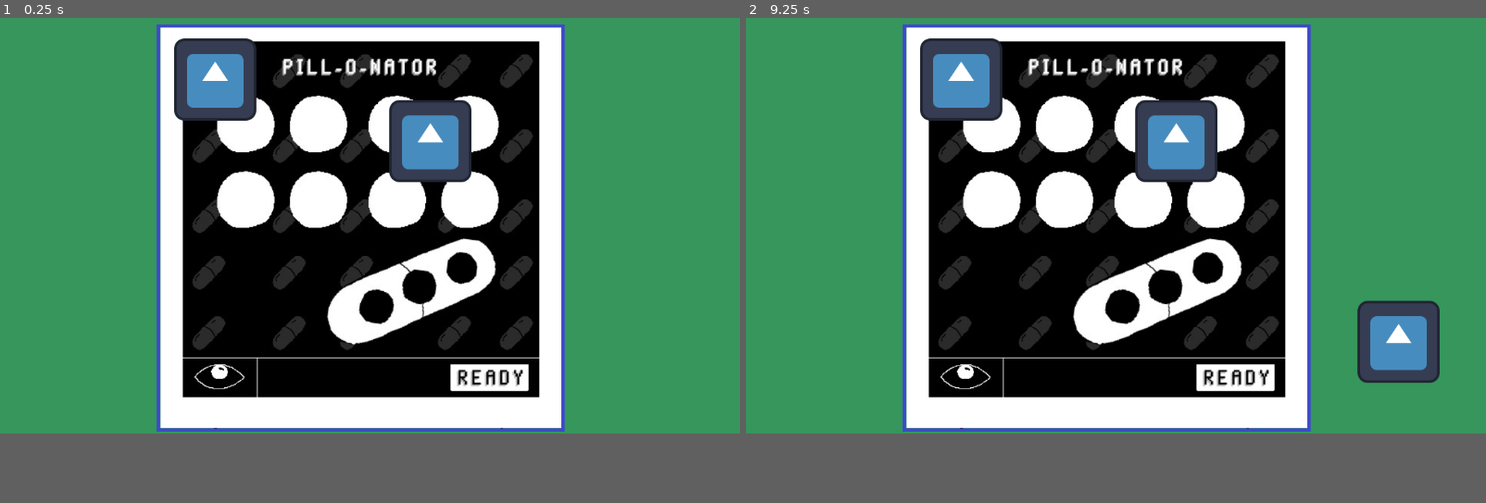
Above: before the commit, frames 1-2 (left to right).
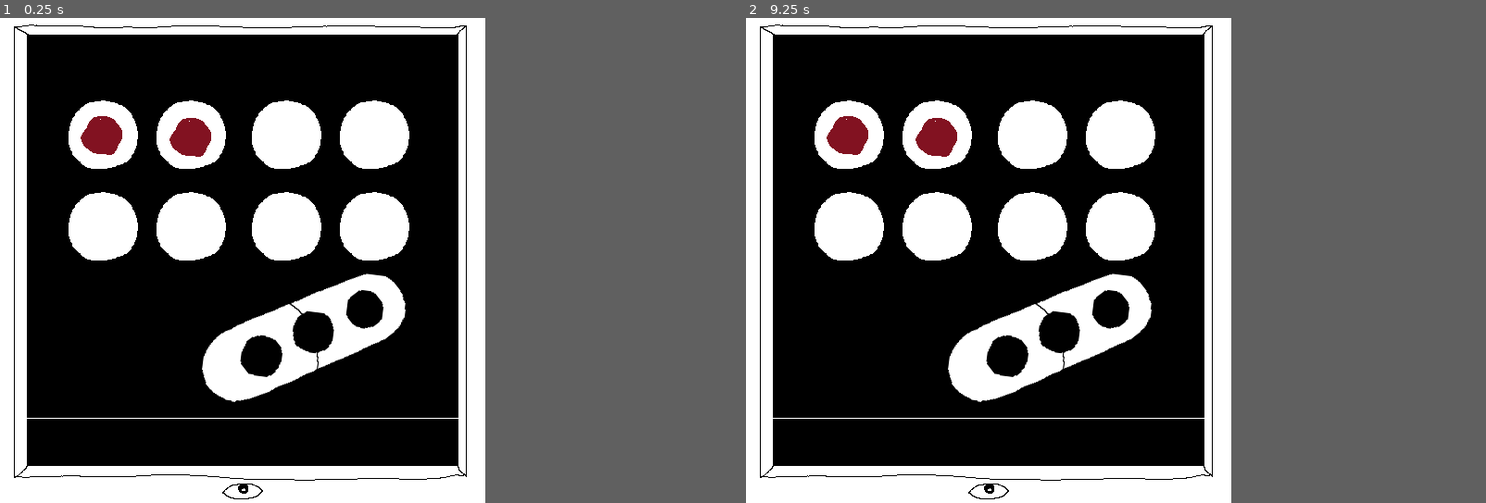
Above: after the commit, the same moments.

Repository: dededec/brackeysjam-2026-1
Game: Godot game, scene res://scenes/choose_medicine_view.tscn
Two runs of this game, one before a commit and one after it. Both use one fixed random seed, a clock stepped at 60 frames per second and the inputs below. The engine's default icon, where the game draws it, is replaced by a stand-in: a white triangle on a blue panel in a dark square.
Inputs (mouse positions are in pixels of both pictures, inside the frame that each line leads up to):
- Up to frame 1 (0.25 s): no input
- Up to frame 2 (9.25 s): click (1397, 100) at 0.52 s; click (1397, 221) at 1.27 s; click (1397, 342) at 2.02 s; click (1397, 100) at 2.77 s; click (1397, 221) at 3.52 s; click (1397, 342) at 4.27 s; click (1397, 100) at 5.02 s; click (1397, 221) at 5.77 s; click (1397, 342) at 6.52 s; tap Enter at 7.25, 8.75 s; move the mouse to (1278, 207) at 7.27 s; click (1278, 207) at 7.42 s; tap Space at 8 s; drag from (968, 245) to (1116, 309) at 8.02 s; move the mouse to (1190, 134) at 8.77 s; click (1190, 134) at 8.92 s
In our replay, the window is 799x449 before the commit and 524x524 after it. These sizes can differ from the game's own. Grey fills any space a smaller window leaves; there, only what the larger window draws over its background counts as a difference.

The runs differ from the first frame. In frame 1, 54% of the frame differs, in the area x 0-77%, y 0-100%; in frame 2, 56%, in the area x 0-94%, y 0-100%.

Commit message:
wip medicine scene

Diff:
--- a/project.godot
+++ b/project.godot
@@ -15,6 +15,11 @@
 config/features=PackedStringArray("4.6", "Forward Plus")
 config/icon="res://icon.svg"
 
+[display]
+
+window/size/viewport_width=524
+window/size/viewport_height=524
+
 [physics]
 
 3d/physics_engine="Jolt Physics"
--- a/scenes/choose_medicine_view.tscn
+++ b/scenes/choose_medicine_view.tscn
@@ -2,39 +2,41 @@
 
 [ext_resource type="Script" uid="uid://dbyvtms5elayt" path="res://scripts/choose_medicine_view.gd" id="1_2j03m"]
 [ext_resource type="PackedScene" uid="uid://b4tbddb7wjg21" path="res://scenes/medicine.tscn" id="1_d418r"]
-[ext_resource type="Texture2D" uid="uid://cgyf5h3euems1" path="res://assets/bg_chooseMedicine.png" id="1_hp3pr"]
 [ext_resource type="Script" uid="uid://ciuvaw47xpuds" path="res://scripts/add_medicine_area.gd" id="3_2ly6c"]
-[ext_resource type="Texture2D" uid="uid://dbti5rars5qu2" path="res://assets/bg_pillonator.jpeg" id="3_apwfp"]
 [ext_resource type="Texture2D" uid="uid://b3jc7jvnaqllr" path="res://assets/hoverRectangle.png" id="4_53vca"]
+[ext_resource type="Texture2D" uid="uid://bt6p5g60jokcm" path="res://assets/00 PC_PANTALLA/00 PC_PILDORA FONDO.png" id="4_eliwx"]
+[ext_resource type="Texture2D" uid="uid://dpqxotrakrnah" path="res://assets/00 PC_PANTALLA/00 PC_BASE PANTALLA.png" id="4_rmdi8"]
 [ext_resource type="Script" uid="uid://dt60r3etj8g62" path="res://scripts/pill.gd" id="7_q4ddm"]
+[ext_resource type="Script" uid="uid://cjfqcw70rwcp5" path="res://scenes/pill_slot.gd" id="9_4ehqi"]
 
-[sub_resource type="RectangleShape2D" id="RectangleShape2D_d418r"]
-size = Vector2(290, 242)
+[sub_resource type="CapsuleShape2D" id="CapsuleShape2D_q4ddm"]
+radius = 44.00824
+height = 251.4248
 
 [node name="ChooseMedicineView" type="Node2D" unique_id=1201031482]
 script = ExtResource("1_2j03m")
 
-[node name="Background" type="Sprite2D" parent="." unique_id=1649444245]
-texture = ExtResource("1_hp3pr")
+[node name="BgBase" type="Sprite2D" parent="." unique_id=1962408155]
+texture = ExtResource("4_rmdi8")
 centered = false
 
-[node name="BgPillonator" type="Sprite2D" parent="." unique_id=1385252514]
-position = Vector2(562, 327)
-scale = Vector2(1.1908396, 1.1908396)
-texture = ExtResource("3_apwfp")
+[node name="Pill2" type="Sprite2D" parent="." unique_id=477547643]
+texture = ExtResource("4_eliwx")
+centered = false
 
 [node name="Medicine2" parent="." unique_id=575474353 instance=ExtResource("1_d418r")]
-position = Vector2(670, 192)
+position = Vector2(207, 127)
 
 [node name="Medicine" parent="." unique_id=1463226475 instance=ExtResource("1_d418r")]
-position = Vector2(335, 96)
+position = Vector2(111, 125)
 
 [node name="AddMedicineArea" type="Area2D" parent="." unique_id=664211797]
 script = ExtResource("3_2ly6c")
 
 [node name="CollisionShape2D" type="CollisionShape2D" parent="AddMedicineArea" unique_id=2113760127]
-position = Vector2(575, 454)
-shape = SubResource("RectangleShape2D_d418r")
+position = Vector2(328, 345)
+rotation = 1.1868238
+shape = SubResource("CapsuleShape2D_q4ddm")
 
 [node name="HoverRectangle" type="Sprite2D" parent="AddMedicineArea" unique_id=1113445500]
 visible = false
@@ -42,43 +44,26 @@
 centered = false
 
 [node name="Pill" type="Node2D" parent="." unique_id=1476526020]
-position = Vector2(1016, 314)
+position = Vector2(338, 338)
 script = ExtResource("7_q4ddm")
 
-[node name="Third" type="TextureButton" parent="Pill" unique_id=574865172]
-anchors_preset = 8
-anchor_left = 0.5
-anchor_top = 0.5
-anchor_right = 0.5
-anchor_bottom = 0.5
-offset_left = -64.0
-offset_top = -247.0
-offset_right = 64.0
-offset_bottom = -119.0
-grow_horizontal = 2
-grow_vertical = 2
+[node name="Third" type="Sprite2D" parent="Pill" unique_id=959175101]
+position = Vector2(54, -25)
+region_enabled = true
+region_rect = Rect2(250, 330, 64, 64)
+script = ExtResource("9_4ehqi")
 
-[node name="Second" type="TextureButton" parent="Pill" unique_id=1591121754]
-anchors_preset = 8
-anchor_left = 0.5
-anchor_top = 0.5
-anchor_right = 0.5
-anchor_bottom = 0.5
-grow_horizontal = 2
-grow_vertical = 2
+[node name="Second" type="Sprite2D" parent="Pill" unique_id=1634220072]
+position = Vector2(-2, -1)
+region_enabled = true
+region_rect = Rect2(250, 330, 64, 64)
+script = ExtResource("9_4ehqi")
 
-[node name="First" type="TextureButton" parent="Pill" unique_id=682152525]
-anchors_preset = 8
-anchor_left = 0.5
-anchor_top = 0.5
-anchor_right = 0.5
-anchor_bottom = 0.5
-offset_left = -64.0
-offset_top = 127.0
-offset_right = 64.0
-offset_bottom = 255.0
-grow_horizontal = 2
-grow_vertical = 2
+[node name="First" type="Sprite2D" parent="Pill" unique_id=1978947895]
+position = Vector2(-57, 25)
+region_enabled = true
+region_rect = Rect2(250, 330, 64, 64)
+script = ExtResource("9_4ehqi")
 
 [connection signal="medicine_dropped" from="Medicine2" to="." method="_on_medicine_dropped"]
 [connection signal="medicine_dropped" from="Medicine" to="." method="_on_medicine_dropped"]
@@ -87,6 +72,6 @@
 [connection signal="body_exited" from="AddMedicineArea" to="." method="_on_add_medicine_area_body_exited"]
 [connection signal="body_exited" from="AddMedicineArea" to="AddMedicineArea" method="_on_body_exited"]
 [connection signal="medicine_erased" from="Pill" to="." method="_on_pill_medicine_erased"]
-[connection signal="button_down" from="Pill/Third" to="Pill" method="_on_third_button_down"]
-[connection signal="button_down" from="Pill/Second" to="Pill" method="_on_second_button_down"]
-[connection signal="button_down" from="Pill/First" to="Pill" method="_on_first_button_down"]
+[connection signal="slot_clicked" from="Pill/Third" to="Pill" method="_on_third_button_down"]
+[connection signal="slot_clicked" from="Pill/Second" to="Pill" method="_on_second_button_down"]
+[connection signal="slot_clicked" from="Pill/First" to="Pill" method="_on_first_button_down"]
--- a/scenes/medicine.tscn
+++ b/scenes/medicine.tscn
@@ -1,16 +1,18 @@
 [gd_scene format=3 uid="uid://b4tbddb7wjg21"]
 
-[ext_resource type="Texture2D" uid="uid://ccmrww3h7pltf" path="res://icon.svg" id="1_nmuip"]
+[ext_resource type="Texture2D" uid="uid://d4fhpro5id73w" path="res://assets/00 PC_PANTALLA/00 PC_OBJETO GRANDE.png" id="2_nt3wt"]
 [ext_resource type="Script" uid="uid://bxwwtyfi2whc7" path="res://scripts/medicine.gd" id="2_r8o0g"]
 
 [sub_resource type="RectangleShape2D" id="RectangleShape2D_r8o0g"]
-size = Vector2(138, 138)
+size = Vector2(64, 68)
 
 [node name="Medicine" type="AnimatableBody2D" unique_id=227287402]
 script = ExtResource("2_r8o0g")
 
 [node name="Sprite" type="Sprite2D" parent="." unique_id=1463226475]
-texture = ExtResource("1_nmuip")
+texture = ExtResource("2_nt3wt")
+region_enabled = true
+region_rect = Rect2(80, 90, 64, 64)
 
 [node name="CollisionShape2D" type="CollisionShape2D" parent="." unique_id=1147173130]
 shape = SubResource("RectangleShape2D_r8o0g")
--- /dev/null
+++ b/scenes/pill_slot.gd
@@ -0,0 +1,8 @@
+extends Sprite2D
+
+signal slot_clicked
+
+func _input(event: InputEvent) -> void:
+	if event is InputEventMouseButton and event.button_index == MOUSE_BUTTON_LEFT and event.pressed:
+		if is_pixel_opaque(get_local_mouse_position()):
+			slot_clicked.emit()
--- a/scripts/pill.gd
+++ b/scripts/pill.gd
@@ -2,32 +2,44 @@
 
 signal medicine_erased(index: int)
 
-@onready var medicine_slots: Array[TextureButton] = [$First, $Second, $Third]
+@onready var medicine_slots: Array[Sprite2D] = [$First, $Second, $Third]
 
 func show_medicine(medicine_name: String, index: int) -> void:
-	medicine_slots[index -1].texture_normal = load("res://icon.svg")
+	medicine_slots[index -1].texture = load("res://assets/00 PC_PANTALLA/00 PC_OBJETO PEQUEÑO.png")
+	medicine_slots[index -1].region_rect.position.x = 250
+	medicine_slots[index -1].region_rect.position.y = 330
+	medicine_slots[index -1].region_rect.size.x = 64
+	medicine_slots[index -1].region_rect.size.y = 64
+
+func fix_texture_region(index: int) -> void:
+	medicine_slots[index].region_rect.position.x = 250
+	medicine_slots[index].region_rect.position.y = 330
+	medicine_slots[index].region_rect.size.x = 64
+	medicine_slots[index].region_rect.size.y = 64
 
 func move_sprites_back() -> void:
-	if medicine_slots[1].texture_normal != null:
-		medicine_slots[0].texture_normal = medicine_slots[1].texture_normal
-		medicine_slots[1].texture_normal = null
-	if medicine_slots[2].texture_normal != null:
-		medicine_slots[1].texture_normal = medicine_slots[2].texture_normal
-		medicine_slots[2].texture_normal = null
+	if medicine_slots[1].texture != null:
+		medicine_slots[0].texture = medicine_slots[1].texture
+		fix_texture_region(0)
+		medicine_slots[1].texture = null
+	if medicine_slots[2].texture != null:
+		medicine_slots[1].texture = medicine_slots[2].texture
+		fix_texture_region(1)
+		medicine_slots[2].texture = null
 
 func _on_first_button_down() -> void:
-	medicine_slots[0].texture_normal = null
+	medicine_slots[0].texture = null
 	move_sprites_back()
 
 	medicine_erased.emit(0)
 
 func _on_second_button_down() -> void:
-	medicine_slots[1].texture_normal = null
+	medicine_slots[1].texture = null
 	move_sprites_back()
 
 	medicine_erased.emit(1)
 
 func _on_third_button_down() -> void:
-	medicine_slots[2].texture_normal = null
+	medicine_slots[2].texture = null
 
 	medicine_erased.emit(2)
Binary file added: assets/00 PC_PANTALLA/00 PC_BASE PANTALLA.png
Not shown, added: assets/00 PC_PANTALLA/00 PC_BASE PANTALLA.png.import
Binary file added: assets/00 PC_PANTALLA/00 PC_BOTON OJO 1.png
Not shown, added: assets/00 PC_PANTALLA/00 PC_BOTON OJO 1.png.import
Binary file added: assets/00 PC_PANTALLA/00 PC_BOTON OJO 2.png
Not shown, added: assets/00 PC_PANTALLA/00 PC_BOTON OJO 2.png.import
Binary file added: assets/00 PC_PANTALLA/00 PC_BOTON OJO CERRADO.png
Not shown, added: assets/00 PC_PANTALLA/00 PC_BOTON OJO CERRADO.png.import
Binary file added: assets/00 PC_PANTALLA/00 PC_BOTON PILL O NATOR.png
Not shown, added: assets/00 PC_PANTALLA/00 PC_BOTON PILL O NATOR.png.import
Binary file added: assets/00 PC_PANTALLA/00 PC_BOTON READY 1.png
Not shown, changed: assets/00 PC_PANTALLA/00 PC_BOTON READY 1.png.import
(and 15 more such lines)
